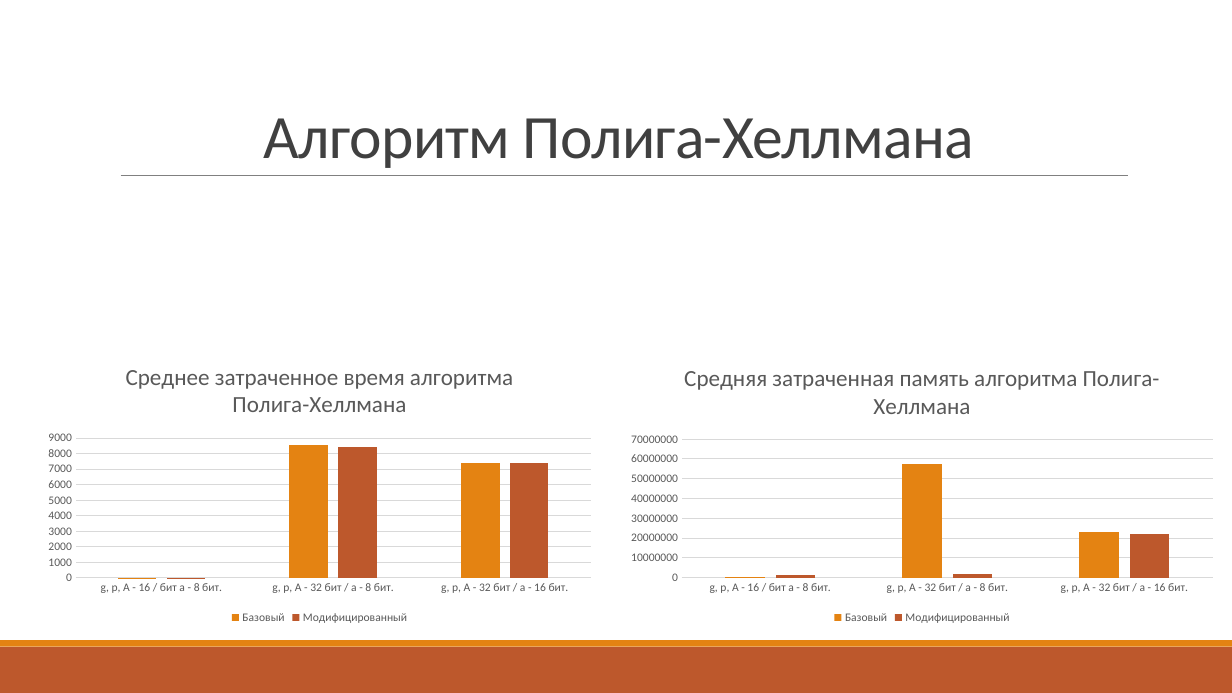
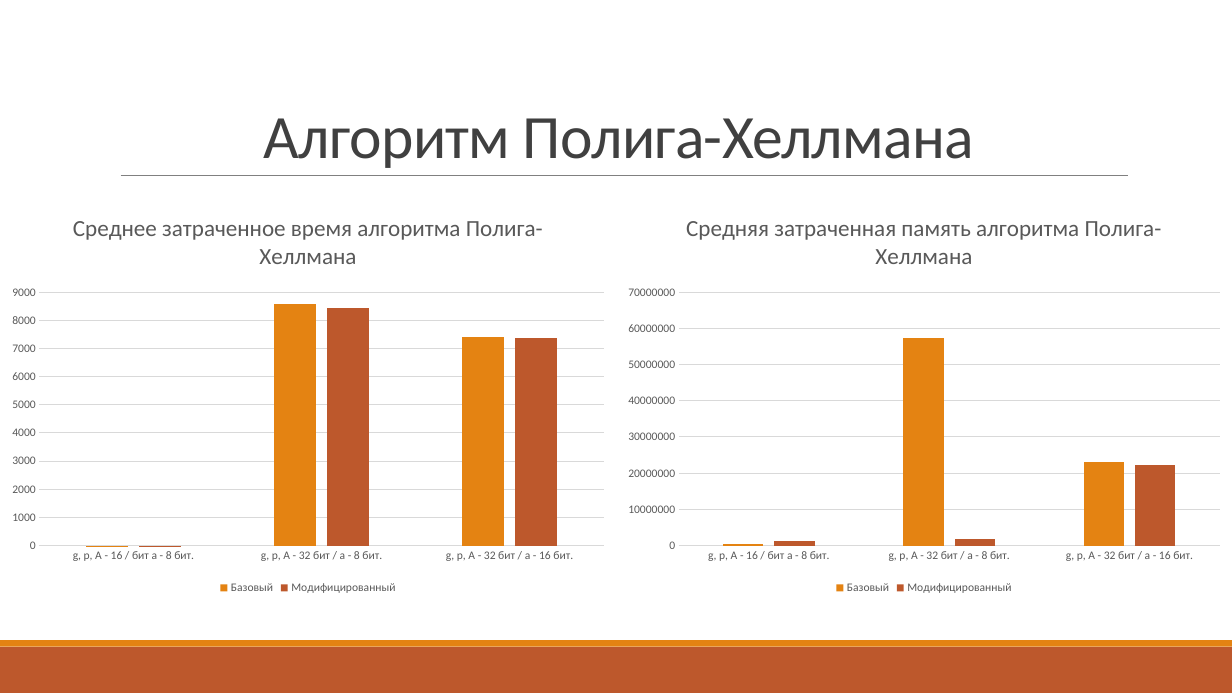
Before and after one commit to VitasVital/Bachelor_course, a slide deck: slide 8 of Maga4Sem/ВКР/Защита ВКР/Для сдачи ВКР/Гусев В.Е. 09-335 ВКР магистерская работа.pptx. Drawn at 1232x693 pixels with LibreOffice and Linux fonts; fonts in the diff are those of the drawing; grey boxes stand for pictures. Boxes give left, top, right and bottom in pixels: in the first picture for what was removed or moved away, otherwise in the second. Text is boxed around its words. In the diff, an @@ line names an element or a change of style, - is before the commit and + after.

```diff
--- a/Maga4Sem/ВКР/Защита ВКР/Для сдачи ВКР/Гусев В.Е. 09-335 ВКР магистерская работа.pptx
+++ b/Maga4Sem/ВКР/Защита ВКР/Для сдачи ВКР/Гусев В.Е. 09-335 ВКР магистерская работа.pptx
@@ column chart: place and size @@
-column chart at [37,346,602,628]
+column chart at [0,195,616,599]
@@ column chart: place and size @@
-column chart at [619,347,1226,628]
+column chart at [616,195,1232,599]
```
Also in this commit, not shown: 10 other slides changed, 1 slide added, 1 slide removed, 1 other file.
